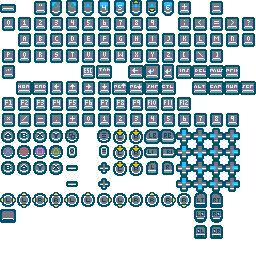
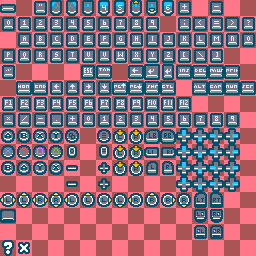
The second 256 × 256 image is a revision of the first. Changes to its layers:
showed "Paint Layer 1", painted on it over [0, 0, 256, 256]